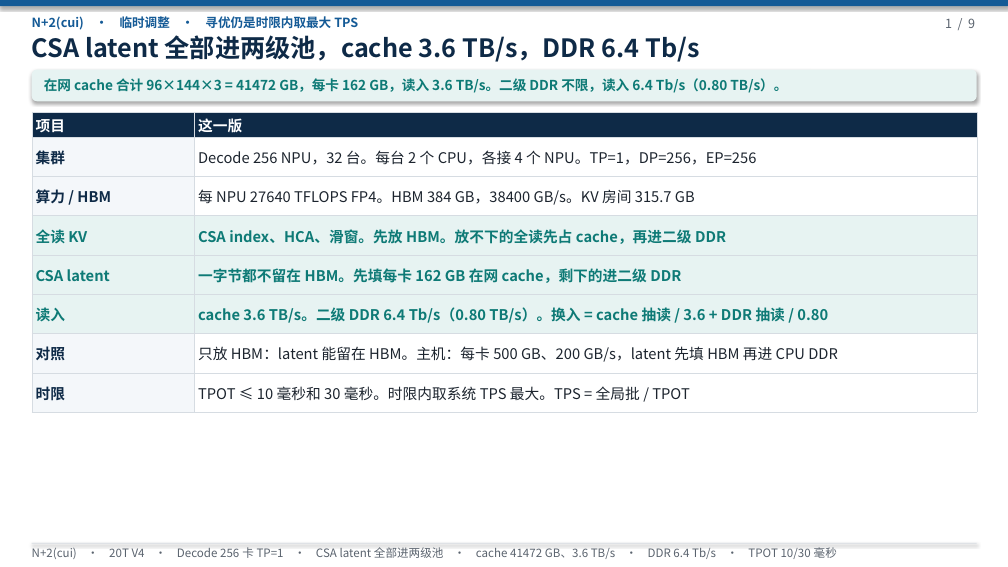
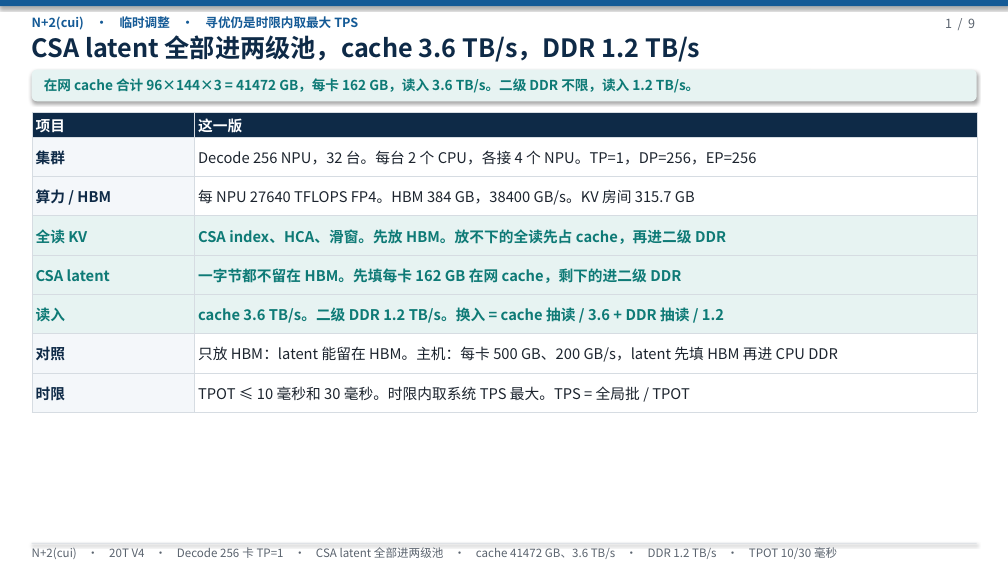
Before and after one commit to 69515164-rgb/UCL-MPComm, a slide deck: slide 1 of docs/N+2(cui)-20T-V4-两级池放CSA LATENT-590A.pptx. Drawn at 1008x567 pixels with LibreOffice and Linux fonts; fonts in the diff are those of the drawing. Boxes give left, top, right and bottom in pixels: in the first picture for what was removed or moved away, otherwise in the second. Text is boxed around its words. In the diff, an @@ line names an element or a change of style, - is before the commit and + after.

```diff
--- a/docs/N+2(cui)-20T-V4-两级池放CSA LATENT-590A.pptx
+++ b/docs/N+2(cui)-20T-V4-两级池放CSA LATENT-590A.pptx
@@ text at <box>32,35,700,62</box>: text changed @@
-CSA latent 全部进两级池，cache 3.6 TB/s，DDR 6.4 Tb/s
+CSA latent 全部进两级池，cache 3.6 TB/s，DDR 1.2 TB/s
@@ text at <box>44,78,699,93</box>: text changed @@
-在网 cache 合计 96×144×3 = 41472 GB，每卡 162 GB，读入 3.6 TB/s。二级 DDR 不限，读入 6.4 Tb/s（0.80 TB/s）。
+在网 cache 合计 96×144×3 = 41472 GB，每卡 162 GB，读入 3.6 TB/s。二级 DDR 不限，读入 1.2 TB/s。
@@ table at <box>32,112,977,411</box> @@
-row 6, column 2: cache 3.6 TB/s。二级 DDR 6.4 Tb/s（0.80 TB/s）。换入 = cache 抽读 / 3.6 + DDR 抽读 / 0.80
+row 6, column 2: cache 3.6 TB/s。二级 DDR 1.2 TB/s。换入 = cache 抽读 / 3.6 + DDR 抽读 / 1.2
@@ text at <box>32,547,837,559</box>: text changed @@
-N+2(cui) · 20T V4 · Decode 256 卡 TP=1 · CSA latent 全部进两级池 · cache 41472 GB、3.6 TB/s · DDR 6.4 Tb/s · TPOT 10/30 毫秒
+N+2(cui) · 20T V4 · Decode 256 卡 TP=1 · CSA latent 全部进两级池 · cache 41472 GB、3.6 TB/s · DDR 1.2 TB/s · TPOT 10/30 毫秒
```
Also in this commit, not shown: 8 other slides changed, 1 other file.
